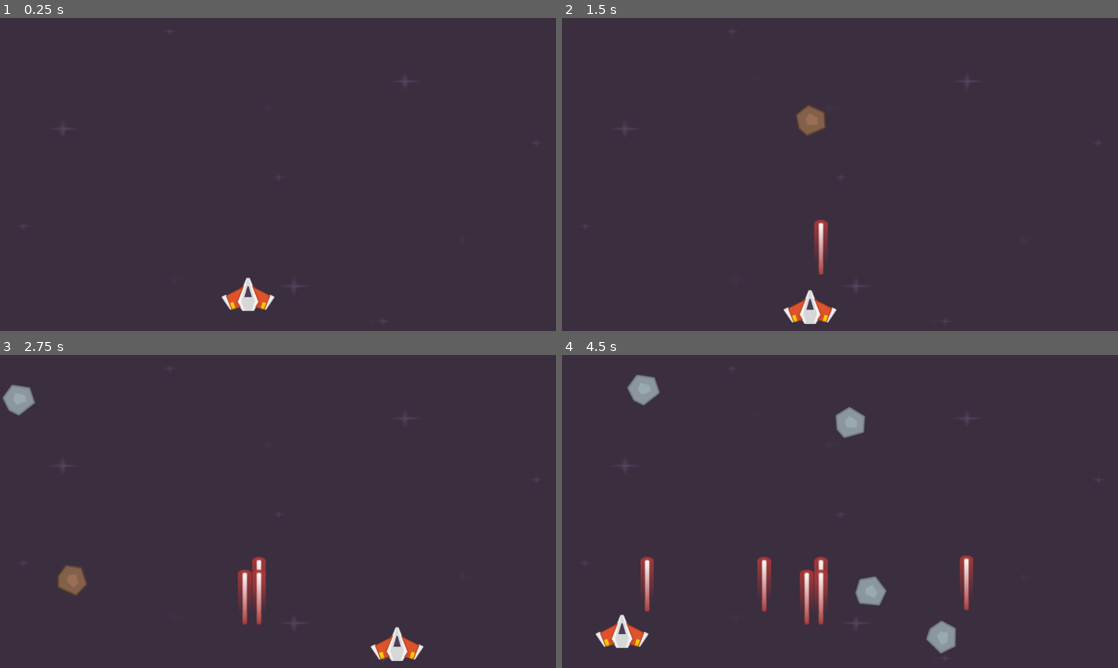
Above: before the commit, frames 1-4 (two rows, left to right).
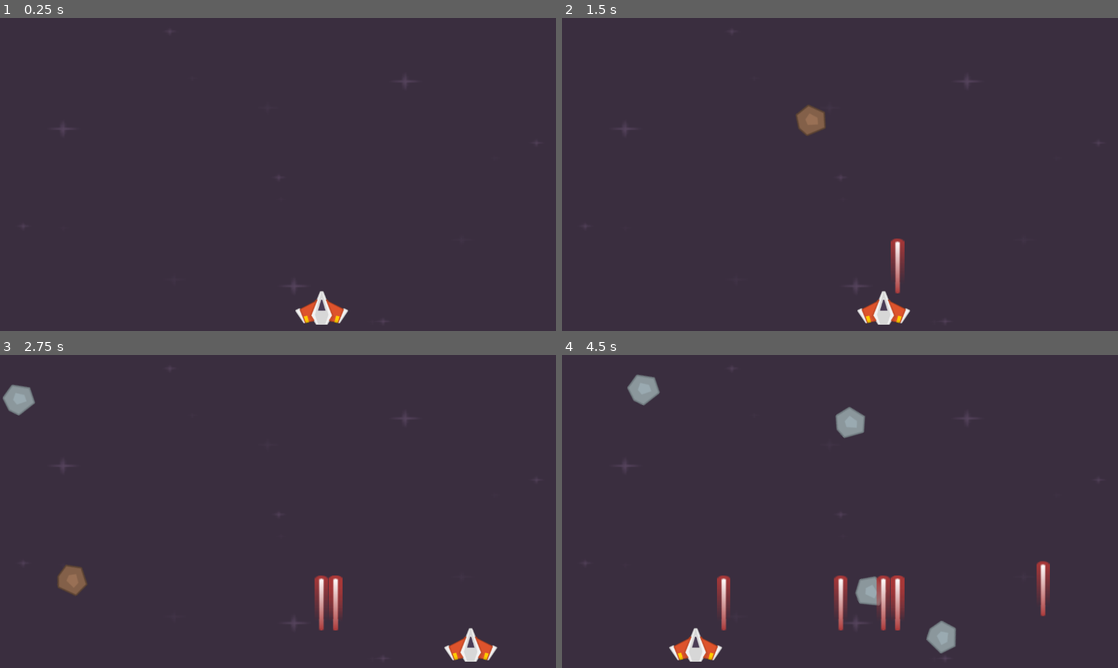
Above: after the commit, the same moments.

Repository: nonakarim/godot-space-shooter
Game: Godot game, scene res://Scenes/level.tscn
Same seed, same stepped clock (60 frames per second), same inputs: the game is played once before the commit and once after it.
Inputs:
- Up to frame 1 (0.25 s): no input
- Up to frame 2 (1.5 s): tap Enter at 0.5 s; hold Right (KeyRight) 0.53-1.28 s; tap Space (Shoot) at 0.6 s; hold Down (KeyDown) from 1.28 s (still down); tap O (Original) at 1.35 s
- Up to frame 3 (2.75 s): tap Space (Shoot) at 1.55, 2.1 s; release Down (KeyDown) at 2.03 s; hold Right (KeyRight) from 2.03 s (still down)
- Up to frame 4 (4.5 s): release Right (KeyRight) at 2.78 s; hold Up (KeyUp) 2.78-3.53 s; tap Space (Shoot) at 2.85, 3.8, 4.35 s; hold Left (KeyLeft) from 3.53 s (still down); tap O (Original) at 3.6 s

The runs differ from the first frame. In frame 1, 1.1% of the frame differs, in the area x 39-63%, y 82-98%; in frame 2, 1.8%; in frame 3, 2.6%; in frame 4, 4.6%, in the area x 6-88%, y 64-98%.

Commit message:
Used marker2D to determine lasers' start position

Diff:
--- a/Scenes/laser.tscn
+++ b/Scenes/laser.tscn
@@ -3,7 +3,7 @@
 [ext_resource type="Texture2D" uid="uid://cer33y47mp45d" path="res://Graphics/PNG/Lasers/laserRed01.png" id="1_r1bh0"]
 
 [sub_resource type="RectangleShape2D" id="RectangleShape2D_6vqwg"]
-size = Vector2(12, 115)
+size = Vector2(12, 118)
 
 [node name="Laser" type="Area2D"]
 collision_layer = 8
@@ -15,5 +15,5 @@
 texture = ExtResource("1_r1bh0")
 
 [node name="CollisionShape2D" type="CollisionShape2D" parent="."]
-position = Vector2(-1, -10.5)
+position = Vector2(-1, -9)
 shape = SubResource("RectangleShape2D_6vqwg")
--- a/Scenes/player.tscn
+++ b/Scenes/player.tscn
@@ -8,11 +8,14 @@
 script = ExtResource("1_cvnsp")
 
 [node name="PlayerImage" type="Sprite2D" parent="."]
-position = Vector2(7, -1)
+position = Vector2(180, 78.99999)
 scale = Vector2(1.1116072, 1.0500004)
 texture = ExtResource("1_4flbx")
 
 [node name="CollisionPolygon2D" type="CollisionPolygon2D" parent="."]
-position = Vector2(-42, -37)
+position = Vector2(132, 41)
 scale = Vector2(0.21673292, 0.22629112)
 polygon = PackedVector2Array(-59, 185, 5, 179, 172, 91, 203.01485, -17.676346, 244.5406, -17.676346, 280, 64, 290, 89, 462, 192, 462, 165, 510, 197, 419.87158, 322.59326, 304.52228, 300.49786, 308, 341, 276.83844, 327.01236, 161.48907, 335.85052, 129.19127, 304.91693, 23.06987, 322.59326)
+
+[node name="LaserStartPosition" type="Marker2D" parent="."]
+position = Vector2(180, -8)
--- a/Scripts/level.gd
+++ b/Scripts/level.gd
@@ -20,6 +20,5 @@
 
 func _on_player_laser(pos) -> void:
 	var laser = LaserScene.instantiate()
-	laser.position.x = pos.x
-	laser.position.y = pos.y - 100
+	laser.position = pos
 	$Lasers.add_child(laser)
--- a/Scripts/player.gd
+++ b/Scripts/player.gd
@@ -17,5 +17,5 @@
 		position = Vector2(576, 650)
 
 	if Input.is_action_just_pressed("Shoot"):
-		laser.emit(position)
+		laser.emit($LaserStartPosition.global_position)
 	move_and_slide()
